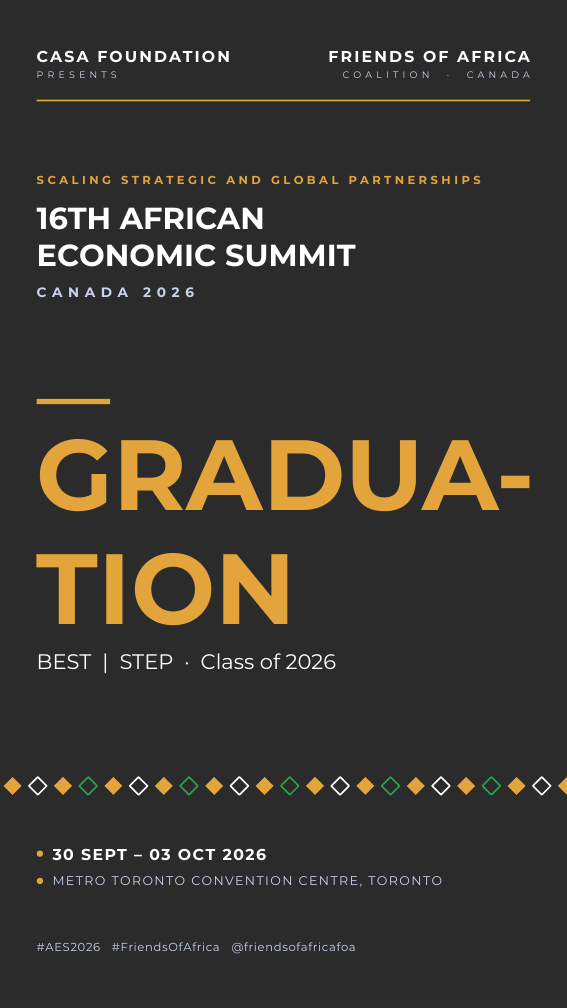
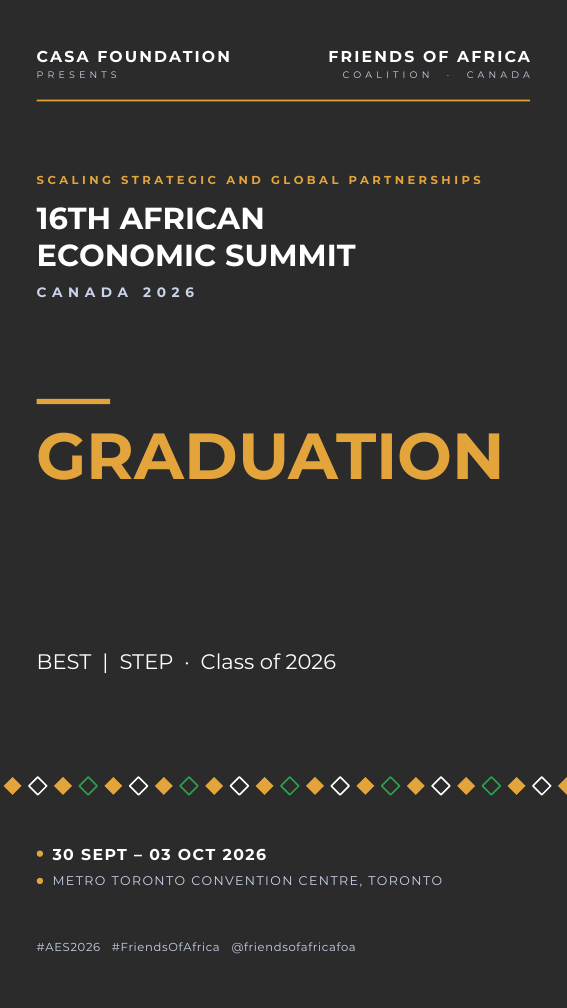
Before and after one commit to Okidoki9903/canva-templates, a slide deck: slide 1 of templates/06-graduations-best-step.pptx. Drawn at 567x1008 pixels with LibreOffice and Linux fonts; fonts in the diff are those of the drawing; background and template pictures are left out; a plain dark background stands for a picture behind light text. Boxes give left, top, right and bottom in pixels: in the first picture for what was removed or moved away, otherwise in the second. Text is boxed around its words. In the diff, an @@ line names an element or a change of style, - is before the commit and + after.

```diff
--- a/templates/06-graduations-best-step.pptx
+++ b/templates/06-graduations-best-step.pptx
@@ text at (x1=37, y1=432, x2=506, y2=480): text changed; size 142.5 to 93 pt @@
-GRADUA-
-TION
+GRADUATION
```
Also in this commit, not shown: 1 other slide changed, 6 other files.
